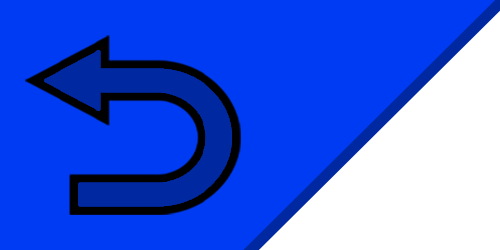
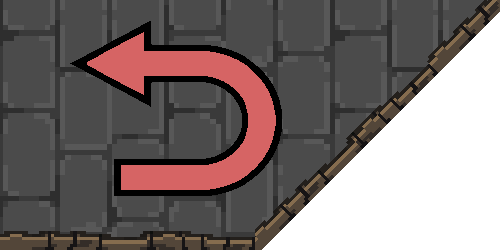
Revision of a layered 500 x 250 image; what changed, layer by layer:
removed layer "Shape 3 copy 2" over [25, 35, 241, 215]
removed layer "Shape 3 copy" over [25, 35, 241, 215]
renamed "Layer 1" to "Layer 2", painted on it over [0, 0, 500, 250]
added layer "Layer 3" (1st of 3) above "Layer 3" over [0, 0, 500, 250]
added layer "Layer 3" (2nd of 3) above "Layer 3 copy" over [0, 0, 500, 238]
